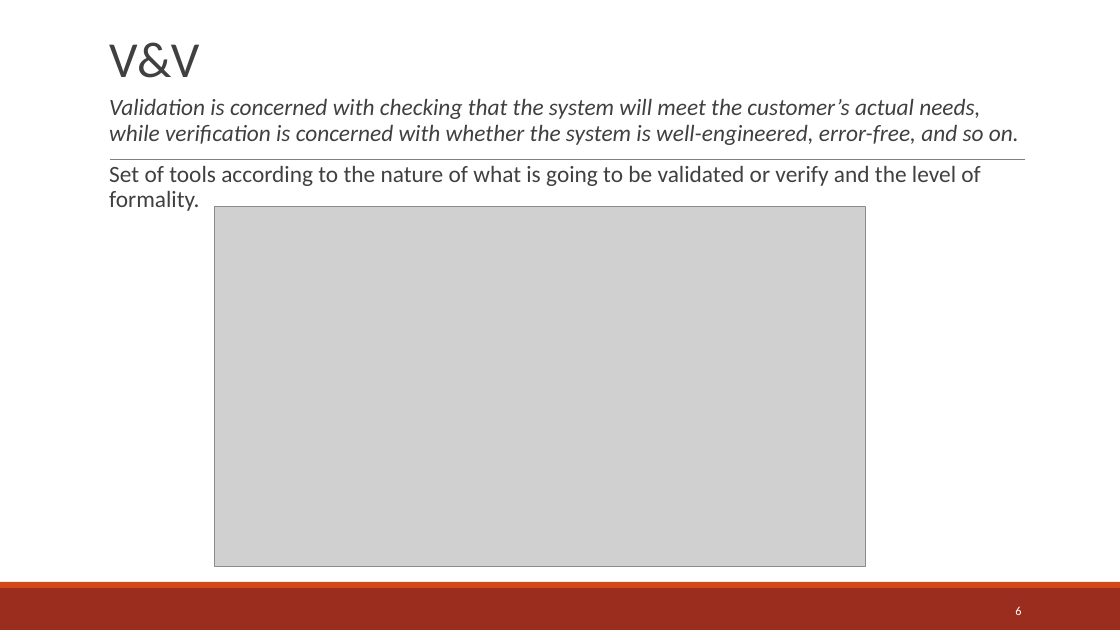
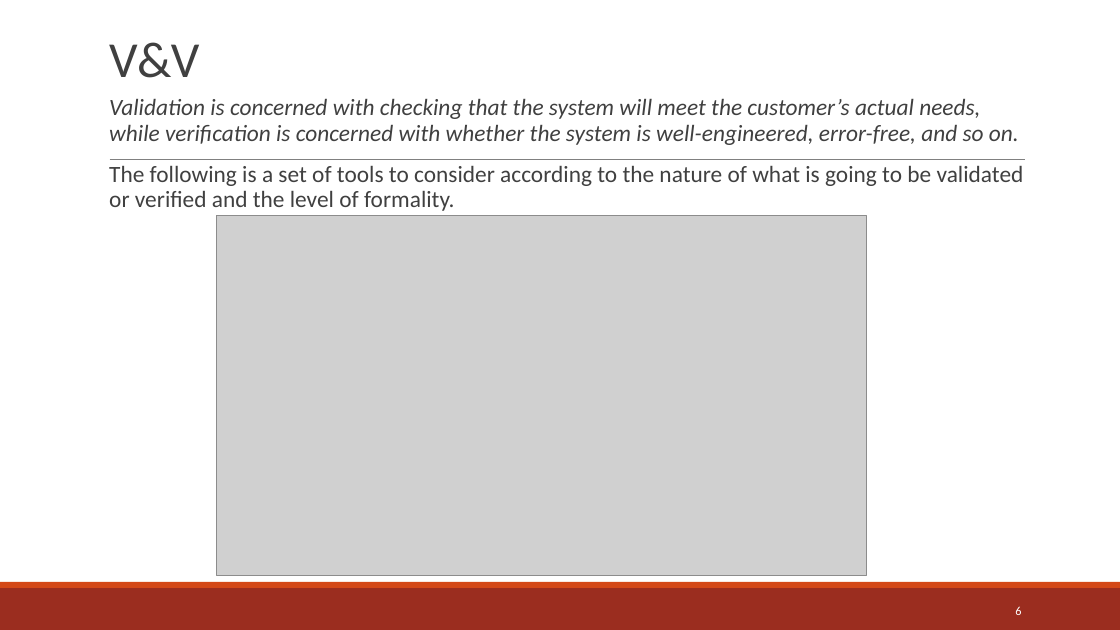
Before and after one commit to jreyesa0901/master_thesis, a slide deck: slide 6 of Resources/MA Proposal Reyes v2.pptx. Drawn at 1120x630 pixels with LibreOffice and Linux fonts; fonts in the diff are those of the drawing; grey boxes stand for pictures. Boxes give left, top, right and bottom in pixels: in the first picture for what was removed or moved away, otherwise in the second. Text is boxed around its words. In the diff, an @@ line names an element or a change of style, - is before the commit and + after.

```diff
--- a/Resources/MA Proposal Reyes v2.pptx
+++ b/Resources/MA Proposal Reyes v2.pptx
@@ text at (109, 166, 1024, 211): text changed @@
-  Set of tools according to the nature of what is going to be validated or verify and the level of formality.
+  The following is a set of tools to consider according to the nature of what is going to be validated or verified and the level of formality.
@@ picture: place and size @@
-picture at (215, 207, 865, 566)
+picture at (217, 216, 867, 576)
```
Also in this commit, not shown: 11 other slides changed, 1 slide added, 1 slide removed, 14 other files.
